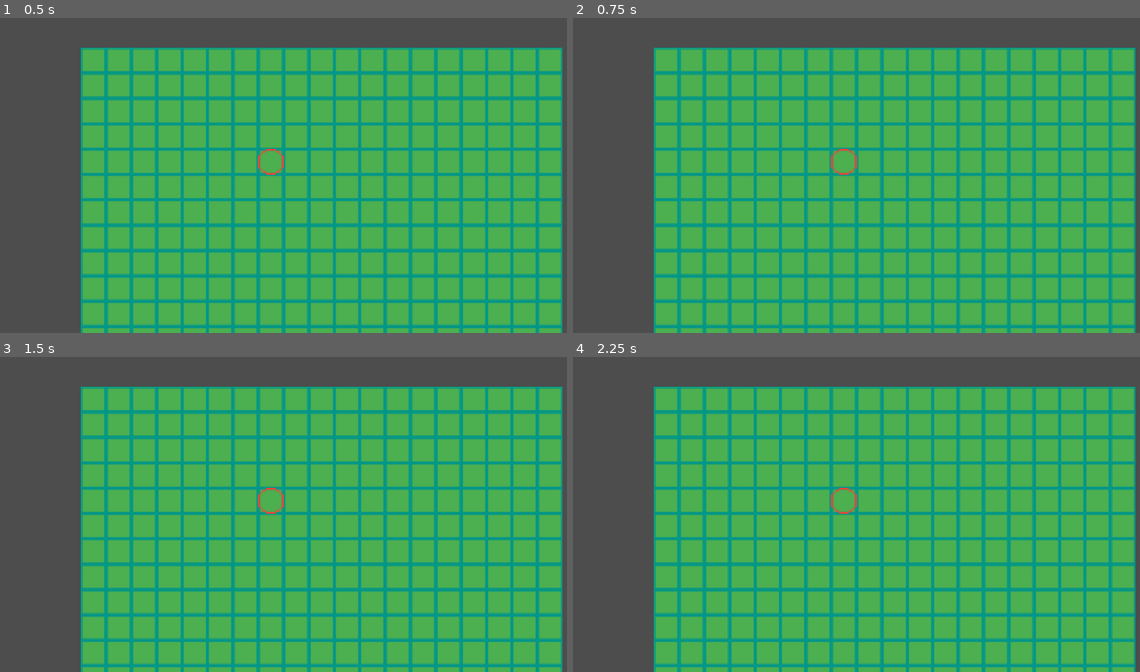
Above: before the commit, frames 1-4 (two rows, left to right).
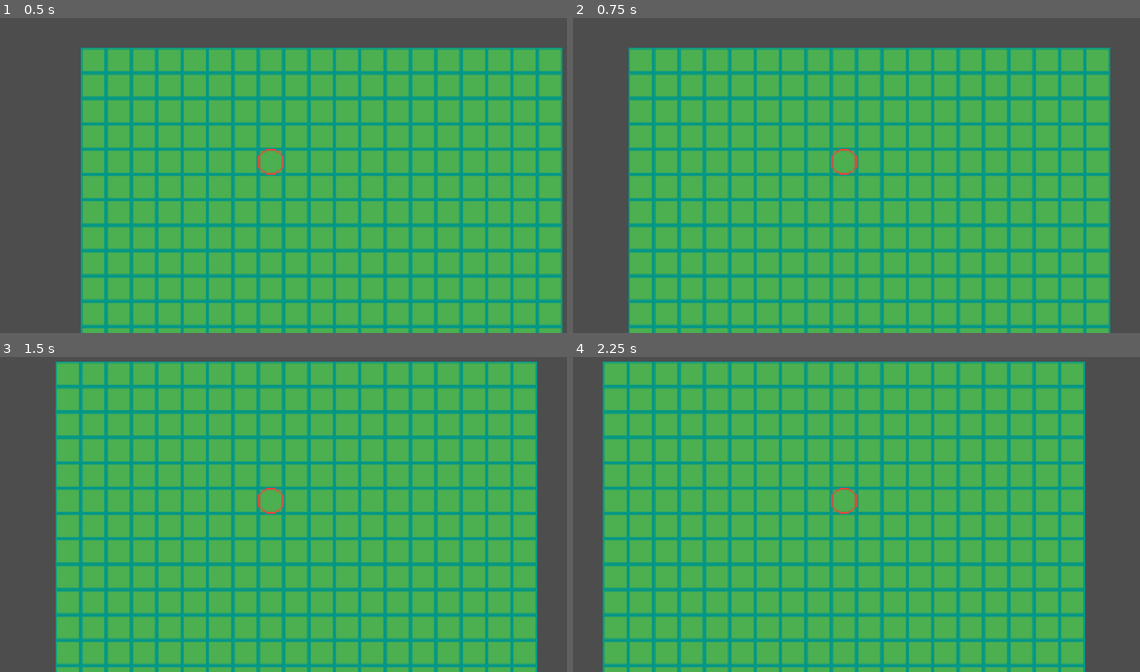
Above: after the commit, the same moments.

Repository: MalteFP/Live-Line
Game: Godot game, scene res://testWorld.tscn
Two runs of this game, one before a commit and one after it. Both use one fixed random seed, a clock stepped at 60 frames per second and the inputs below.
Inputs (mouse positions are in pixels of both pictures, inside the frame that each line leads up to):
- Up to frame 1 (0.5 s): no input
- Up to frame 2 (0.75 s): tap Enter at 0.5 s; move the mouse to (975, 144) at 0.52 s; hold D (right) from 0.53 s (still down); right-click (975, 144) at 0.6 s
- Up to frame 3 (1.5 s): tap Space at 1.25 s; move the mouse to (147, 517) at 1.27 s; release D (right) at 1.28 s; hold S (down) from 1.28 s (still down); right-click (147, 517) at 1.35 s
- Up to frame 4 (2.25 s): tap Enter at 2 s; move the mouse to (907, 426) at 2.02 s; release S (down) at 2.03 s; hold D (right) from 2.03 s (still down); right-click (907, 426) at 2.1 s

Frame 1 is identical in both runs. In frame 2, 8.0% of the frame differs, in the area x 9-100%, y 9-100%; in frame 3, 15%; in frame 4, 23%, in the area x 5-100%, y 1-100%.

Commit message:
fixed extend

Diff:
--- a/live-line/player.gd
+++ b/live-line/player.gd
@@ -1,4 +1,4 @@
-extends CharacterBody2D
+extends Node2D
 
 var fuseLength = 10
 @onready var fuseController = $FuseController
